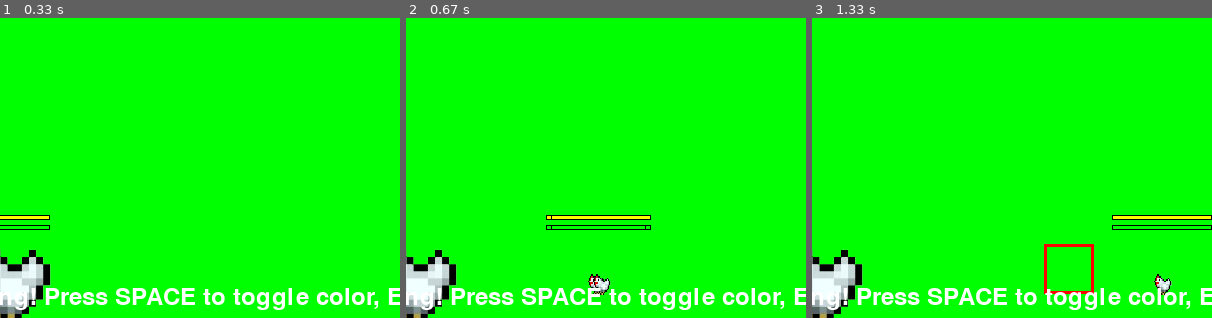
Above: before the commit, frames 1-3 (left to right).
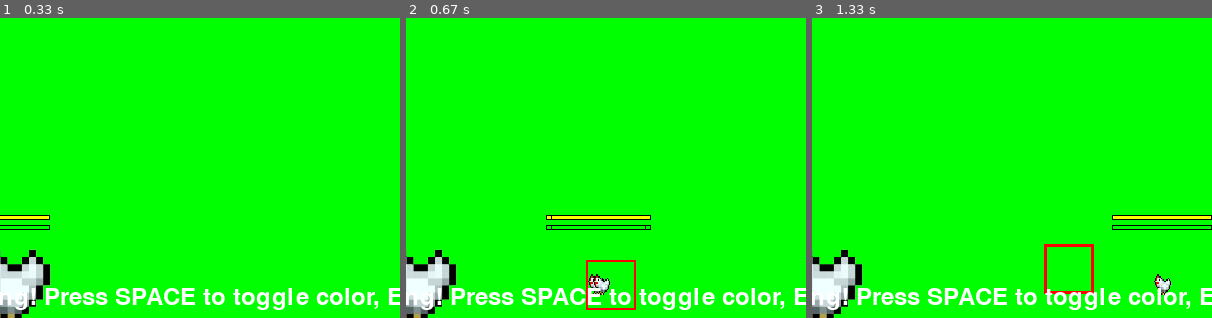
Above: after the commit, the same moments.

Repository: Zakihung/The-Chickening
Game: pygame game, started from main.py
The game is run twice, just before and just after one commit, with the same random seed, the same clock (stepped at 60 frames per second) and the same inputs.
Inputs (mouse positions are % of the whole screen's width and height, from its top left):
- Up to frame 1 (0.33 s): no input
- Up to frame 2 (0.67 s): hold J from 0.33 s (still down); hold Right from 0.33 s (still down); move the mouse to (46, 54) at 0.37 s
- Up to frame 3 (1.33 s): release J at 0.8 s; release Right at 0.8 s; hold Right 0.83-1.3 s; move the mouse to (82, 47) at 0.87 s
The pictures show only the part of the screen within x 50-100%, y 6-56%; the shares and areas given below are measured in that part.

Frame 1 is identical in both runs. In frame 2, 0.3% of the frame differs, in the area x 45-58%, y 80-98%; in frame 3, nothing differs.

Commit message:
Add melee attack (mổ) for player with hitbox, duration, and cooldown

Diff:
--- a/modules/entities/player.py
+++ b/modules/entities/player.py
@@ -3,8 +3,9 @@
 from modules.entities.base_entity import BaseEntity
 from modules.utils.constants import (
     PLAYER_HP_DEFAULT, PLAYER_SPEED_DEFAULT, EGGNERGY_MAX, DODGE_COOLDOWN,
-    SCREEN_WIDTH, SCREEN_HEIGHT, COLOR_YELLOW, COLOR_BLACK
+    SCREEN_WIDTH, SCREEN_HEIGHT, COLOR_YELLOW, COLOR_BLACK, COLOR_RED
 )
+from modules.utils.constants import MELEE_RANGE, PLAYER_DAMAGE_DEFAULT
 
 class Player(BaseEntity):
     def __init__(self):
@@ -43,6 +44,10 @@
         self.dodge_speed_multiplier = 2  # Tăng speed gấp 2 khi dodge
         self.dodge_duration = 0  # Timer duration (seconds)
         self.dodge_cooldown_timer = 0  # Timer cooldown (seconds)
+        self.melee_cooldown = 0  # Cooldown attack (seconds, ví dụ 0.5s để tránh spam)
+        self.melee_duration = 0  # Duration active hitbox (short, 0.2s)
+        self.melee_damage = PLAYER_DAMAGE_DEFAULT  # Sát thương từ constants
+        self.melee_hitbox = None  # Rect cho hitbox attack
 
     def update(self, delta_time, keys):
         """
@@ -79,14 +84,28 @@
                 self.invincible = True
                 self.speed *= self.dodge_speed_multiplier  # Tăng speed
 
-        # Update timers với delta_time
-        if self.dodge_duration > 0:
-            self.dodge_duration -= delta_time
-            if self.dodge_duration <= 0:
-                self.invincible = False
-                self.speed /= self.dodge_speed_multiplier  # Reset speed
-        if self.dodge_cooldown_timer > 0:
-            self.dodge_cooldown_timer -= delta_time
+        # Melee attack logic (key J)
+        if keys[pygame.K_j] and self.melee_cooldown <= 0 and self.melee_duration <= 0:
+            # Bắt đầu melee nếu có direction
+            if self.direction.length() > 0:
+                self.melee_duration = 0.2  # 0.2s active
+                self.melee_cooldown = 0.5  # 0.5s cooldown
+                # Tạo hitbox phía trước theo direction
+                hitbox_offset = self.direction * MELEE_RANGE
+                self.melee_hitbox = pygame.Rect(
+                    self.rect.centerx + hitbox_offset.x - 25,
+                    self.rect.centery + hitbox_offset.y - 25,
+                    50, 50  # Kích thước hitbox nhỏ
+                )
+                # TODO: Check collision với enemies và apply damage (khi có enemy)
+
+        # Update timers
+        if self.melee_duration > 0:
+            self.melee_duration -= delta_time
+            if self.melee_duration <= 0:
+                self.melee_hitbox = None
+        if self.melee_cooldown > 0:
+            self.melee_cooldown -= delta_time
 
         # Regen eggnergy placeholder
         self.eggnergy = min(self.eggnergy + 10 * delta_time, EGGNERGY_MAX)
@@ -103,6 +122,9 @@
         else:
             super().draw(screen)  # Bình thường
 
+        if self.melee_hitbox:
+            pygame.draw.rect(screen, COLOR_RED, self.melee_hitbox, 2)
+
         # Vẽ eggnergy bar (giữ nguyên)
         energy_ratio = self.eggnergy / EGGNERGY_MAX
         bar_width = self.rect.width * energy_ratio
